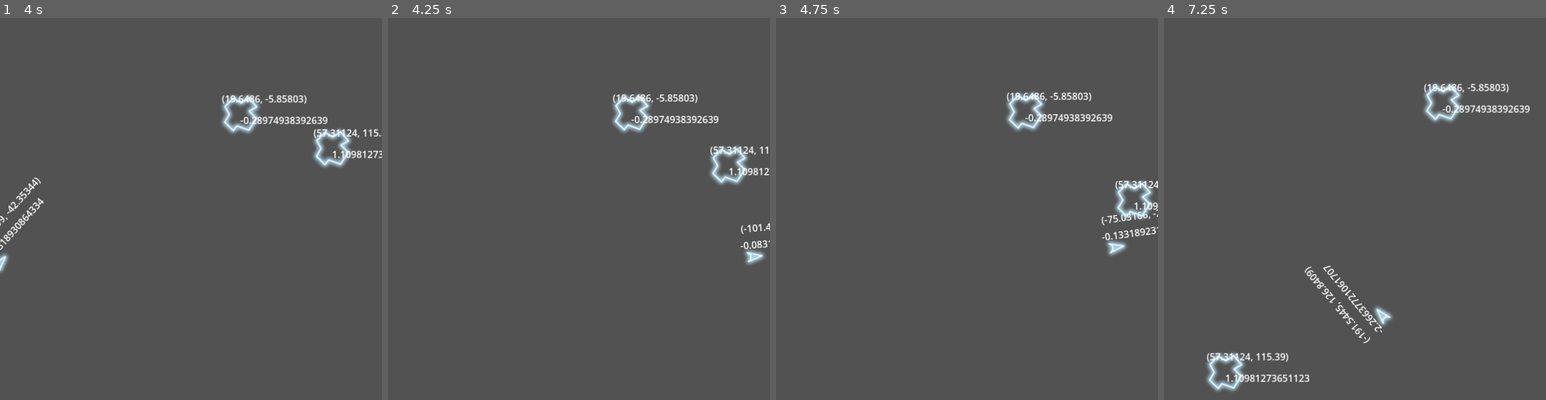
Above: before the commit, frames 1-4 (left to right).
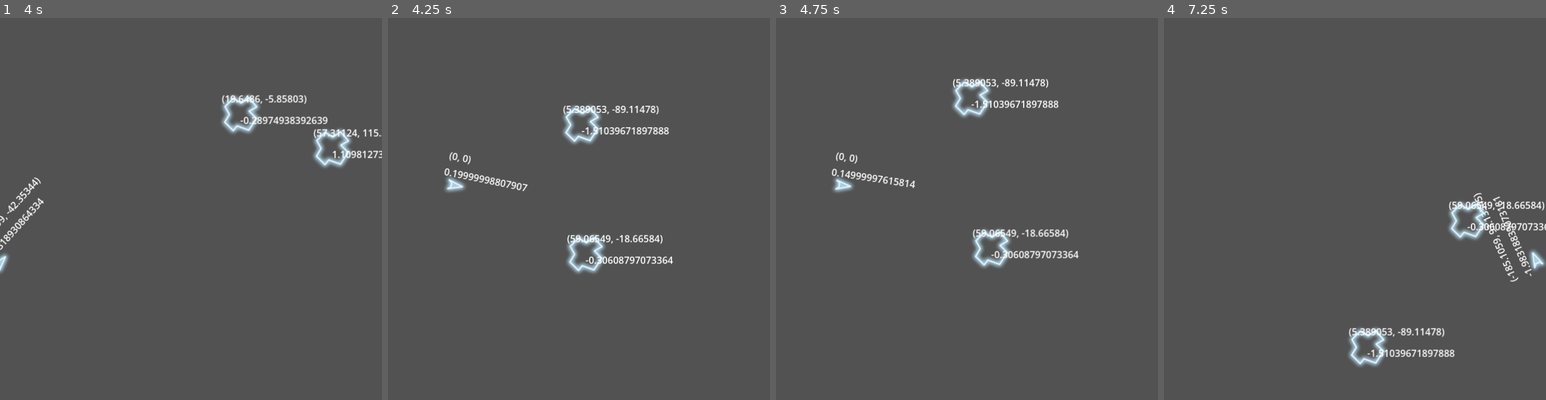
Above: after the commit, the same moments.

Repository: davidward462/asteroids
Game: Godot game, scene res://scenes/main.tscn
Two runs of this game, one before a commit and one after it. Both use one fixed random seed, a clock stepped at 60 frames per second and the inputs below.
Inputs:
- Up to frame 1 (4 s): hold W (accelerate) 0.53-1.28 s; hold D (rotate_clockwise) 0.53-1.28 s; tap A (rotate_counterclockwise) at 1.35, 2.85 s; hold D (rotate_clockwise) 2.03-2.78 s; hold W (accelerate) 2.03-3.53 s; hold D (rotate_clockwise) from 3.53 s (still down)
- Up to frame 2 (4.25 s): keep holding D (rotate_clockwise); tap R (restart, bound only after the commit) at 4.15 s
- Up to frame 3 (4.75 s): release D (rotate_clockwise) at 4.28 s; tap A (rotate_counterclockwise) at 4.35 s
- Up to frame 4 (7.25 s): hold D (rotate_clockwise) 5.03-5.78 s; hold W (accelerate) from 5.78 s (still down); tap A (rotate_counterclockwise) at 5.85 s; hold D (rotate_clockwise) from 6.53 s (still down)

Frame 1 is identical in both runs. In frame 2, 4.7% of the frame differs, in the area x 14-100%, y 19-67%; in frame 3, 4.8%; in frame 4, 5.5%, in the area x 11-100%, y 17-98%.

Commit message:
map 'R' key and use for restart

Diff:
--- a/project.godot
+++ b/project.godot
@@ -60,6 +60,11 @@
 "events": [Object(InputEventKey,"resource_local_to_scene":false,"resource_name":"","device":-1,"window_id":0,"alt_press …(192 unchanged characters)…
 ]
 }
+restart={
+"deadzone": 0.5,
+"events": [Object(InputEventKey,"resource_local_to_scene":false,"resource_name":"","device":-1,"window_id":0,"alt_pressed":false,"shift_pressed":false,"ctrl_pressed":false,"meta_pressed":false,"pressed":false,"keycode":0,"physical_keycode":82,"key_label":0,"unicode":114,"location":0,"echo":false,"script":null)
+]
+}
 
 [rendering]
 
--- a/scripts/main.gd
+++ b/scripts/main.gd
@@ -12,3 +12,7 @@
 	# Close window if quit key is pressed.s
 	if Input.is_action_pressed("quit"):
 		get_tree().quit()
+
+	# Reset scene on 'R'
+	if Input.is_action_just_pressed("restart"):
+		get_tree().reload_current_scene()
